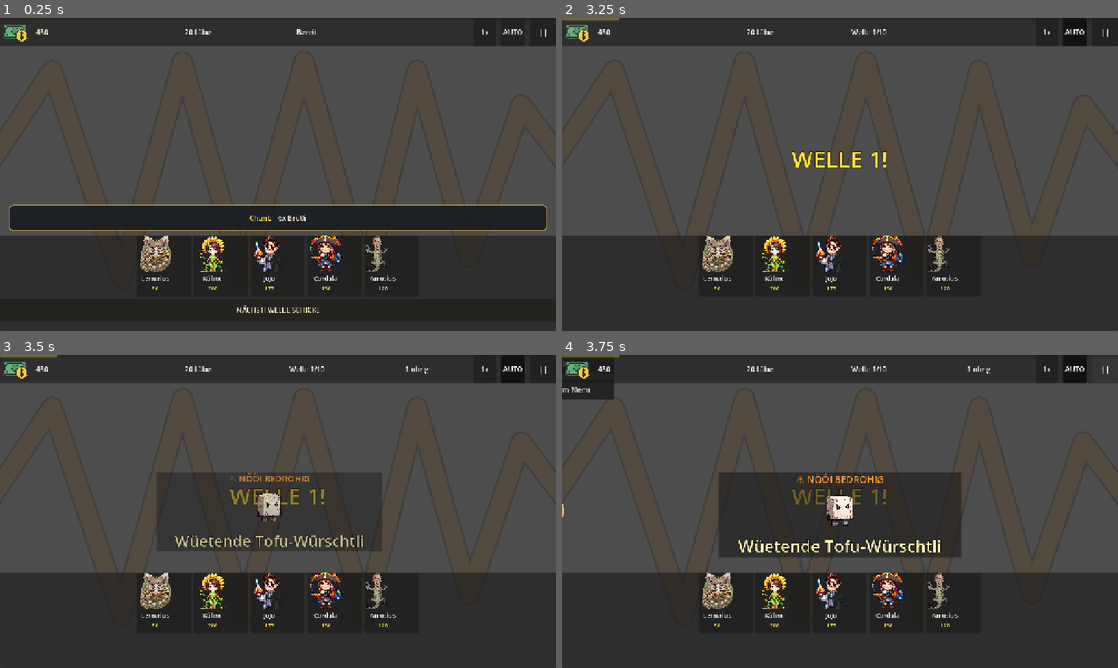
Above: before the commit, frames 1-4 (two rows, left to right).
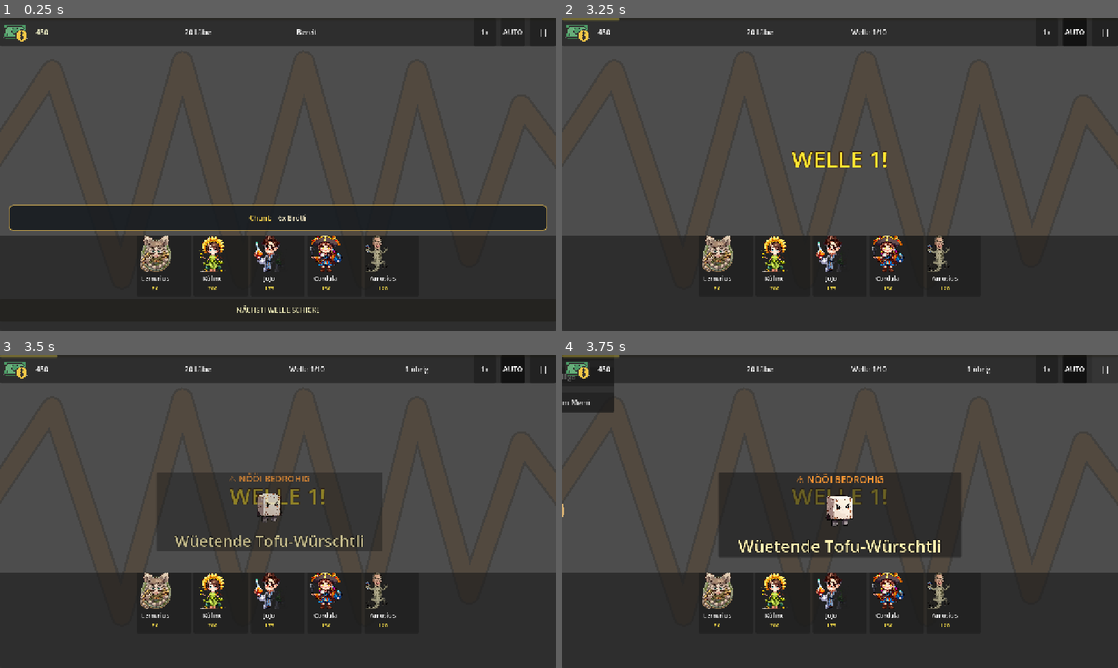
Above: after the commit, the same moments.

Repository: jgschobel/Tower-Defense-Game
Game: Godot game, scene res://scenes/game/game.tscn
The game is run twice, just before and just after one commit, with the same random seed, the same clock (stepped at 60 frames per second) and the same inputs. This scene is started directly instead of the project's main scene. The engine's default icon, where the game draws it, is replaced by a stand-in: a white triangle on a blue panel in a dark square.
Inputs:
- Up to frame 1 (0.25 s): no input
- Up to frame 2 (3.25 s): click "1x" at 0.5 s; click "2x" at 1.25 s; click "3x" at 2 s; click "AUTO" at 2.75 s
- Up to frame 3 (3.5 s): no input
- Up to frame 4 (3.75 s): click "||" at 3.5 s

Frames 1-3 are identical in both runs. In frame 4, 0.5% of the frame differs, in the area x 0-10%, y 2-19%.

Commit message:
feat(ux): pause→options shortcut + lifetime kill counter
**Pause menu Istelligä button** — wires options_menu.tscn into the
pause overlay so the player can adjust music/sfx volume mid-run
without quitting to menu. Options menu instance uses
PROCESS_MODE_ALWAYS so it works while the game is paused.

**Lifetime + per-level kill counter** — new in GameManager:
- `total_kills` persists across sessions (save file)
- `level_kills` resets at start_level
- `record_kill()` called from BaseEnemy.die()
- game_over message_label shows "Kills dä Wäll: X • Total: Y"

Gives the player long-term progression feedback beyond stars.

Diff:
--- a/scenes/ui/pause_menu.tscn
+++ b/scenes/ui/pause_menu.tscn
@@ -53,6 +53,11 @@
 custom_minimum_size = Vector2(0, 45)
 text = "Nöi starte"
 
+[node name="OptionsButton" type="Button" parent="Panel/VBox"]
+layout_mode = 2
+custom_minimum_size = Vector2(0, 45)
+text = "Istelligä"
+
 [node name="QuitButton" type="Button" parent="Panel/VBox"]
 layout_mode = 2
 custom_minimum_size = Vector2(0, 45)
@@ -60,4 +65,5 @@
 
 [connection signal="pressed" from="Panel/VBox/ResumeButton" to="." method="_on_resume_button_pressed"]
 [connection signal="pressed" from="Panel/VBox/RestartButton" to="." method="_on_restart_button_pressed"]
+[connection signal="pressed" from="Panel/VBox/OptionsButton" to="." method="_on_options_button_pressed"]
 [connection signal="pressed" from="Panel/VBox/QuitButton" to="." method="_on_quit_button_pressed"]
--- a/scripts/autoload/game_manager.gd
+++ b/scripts/autoload/game_manager.gd
@@ -26,6 +26,11 @@
 # Audio settings — 0.0 = muted, 1.0 = full volume. Persisted in save file.
 var music_volume: float = 0.7
 var sfx_volume: float = 0.8
+
+# Kill counters. total_kills persists across sessions (save file); level_kills
+# resets at start_level and gets surfaced on the game over / victory screen.
+var total_kills: int = 0
+var level_kills: int = 0
 
 
 func _ready() -> void:
@@ -80,7 +85,13 @@
 		max_lives = 20
 		CurrencyManager.reset_for_level(level_id)
 	lives = max_lives
+	level_kills = 0
 	set_state(GameState.PLAYING)
+
+
+func record_kill() -> void:
+	level_kills += 1
+	total_kills += 1
 
 
 func set_state(new_state: int) -> void:
@@ -141,6 +152,7 @@
 		"friend_photos": friend_photos,
 		"music_volume": music_volume,
 		"sfx_volume": sfx_volume,
+		"total_kills": total_kills,
 	}
 	var file := FileAccess.open(SAVE_PATH, FileAccess.WRITE)
 	if file:
@@ -162,6 +174,7 @@
 		friend_photos = save_data.get("friend_photos", {})
 		music_volume = save_data.get("music_volume", 0.7)
 		sfx_volume = save_data.get("sfx_volume", 0.8)
+		total_kills = save_data.get("total_kills", 0)
 
 
 func assign_friend_photo(character_id: String, texture_path: String) -> void:
--- a/scripts/enemies/base_enemy.gd
+++ b/scripts/enemies/base_enemy.gd
@@ -162,6 +162,7 @@
 	if heal_timer_node:
 		heal_timer_node.stop()
 	CurrencyManager.add_gold(gold_reward)
+	GameManager.record_kill()
 	_show_gold_earned()
 	SfxManager.play_death(data.health if data else 100.0)
 
--- a/scripts/ui/game_over.gd
+++ b/scripts/ui/game_over.gd
@@ -42,12 +42,14 @@
 	if stars_label:
 		stars_label.text = "*".repeat(stars) + "-".repeat(3 - stars)
 	if message_label:
+		var flavor: String
 		if stars == 3:
-			message_label.text = _victory_messages_3[randi() % _victory_messages_3.size()]
+			flavor = _victory_messages_3[randi() % _victory_messages_3.size()]
 		elif stars == 2:
-			message_label.text = _victory_messages_2[randi() % _victory_messages_2.size()]
+			flavor = _victory_messages_2[randi() % _victory_messages_2.size()]
 		else:
-			message_label.text = _victory_messages_1[randi() % _victory_messages_1.size()]
+			flavor = _victory_messages_1[randi() % _victory_messages_1.size()]
+		message_label.text = "%s\n\nKills dä Wäll: %d  •  Total: %d" % [flavor, GameManager.level_kills, GameManager.total_kills]
 	if next_button:
 		next_button.visible = GameManager.current_level < GameManager.MAX_LEVELS
 	if retry_button:
@@ -68,7 +70,8 @@
 	if stars_label:
 		stars_label.text = ""
 	if message_label:
-		message_label.text = _defeat_messages[randi() % _defeat_messages.size()]
+		var flavor: String = _defeat_messages[randi() % _defeat_messages.size()]
+		message_label.text = "%s\n\nKills dä Wäll: %d  •  Total: %d" % [flavor, GameManager.level_kills, GameManager.total_kills]
 	if next_button:
 		next_button.visible = false
 	if retry_button:
--- a/scripts/ui/pause_menu.gd
+++ b/scripts/ui/pause_menu.gd
@@ -31,6 +31,18 @@
 	get_tree().reload_current_scene()
 
 
+func _on_options_button_pressed() -> void:
+	# Open options menu on top of the pause overlay without un-pausing.
+	# The options_menu autoloads its values from GameManager, no extra
+	# wiring needed beyond instancing + reparenting.
+	var options_scene: PackedScene = preload("res://scenes/ui/options_menu.tscn")
+	var opts = options_scene.instantiate()
+	opts.process_mode = Node.PROCESS_MODE_ALWAYS  # survive pause
+	add_child(opts)
+	if opts.has_signal("closed"):
+		opts.closed.connect(func(): opts.queue_free())
+
+
 func _on_quit_button_pressed() -> void:
 	get_tree().paused = false
 	Engine.time_scale = 1.0
